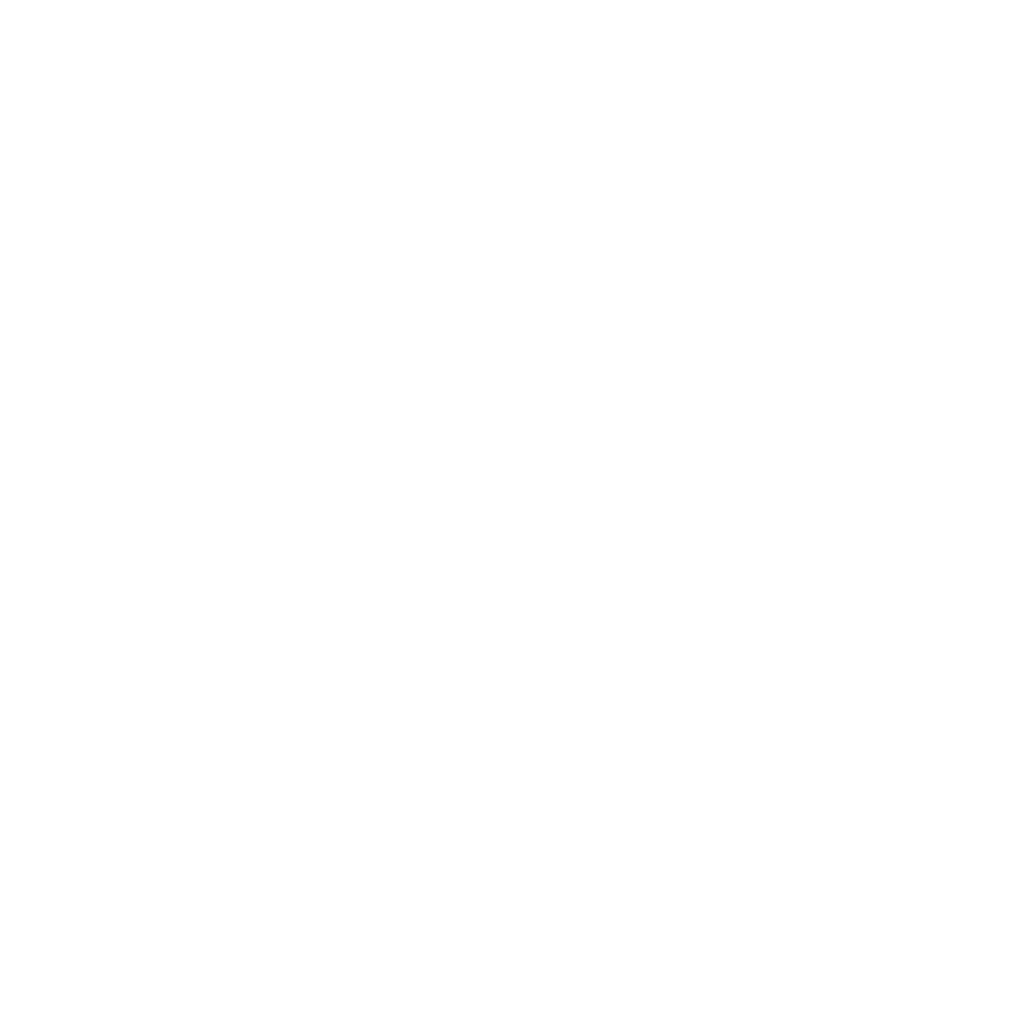
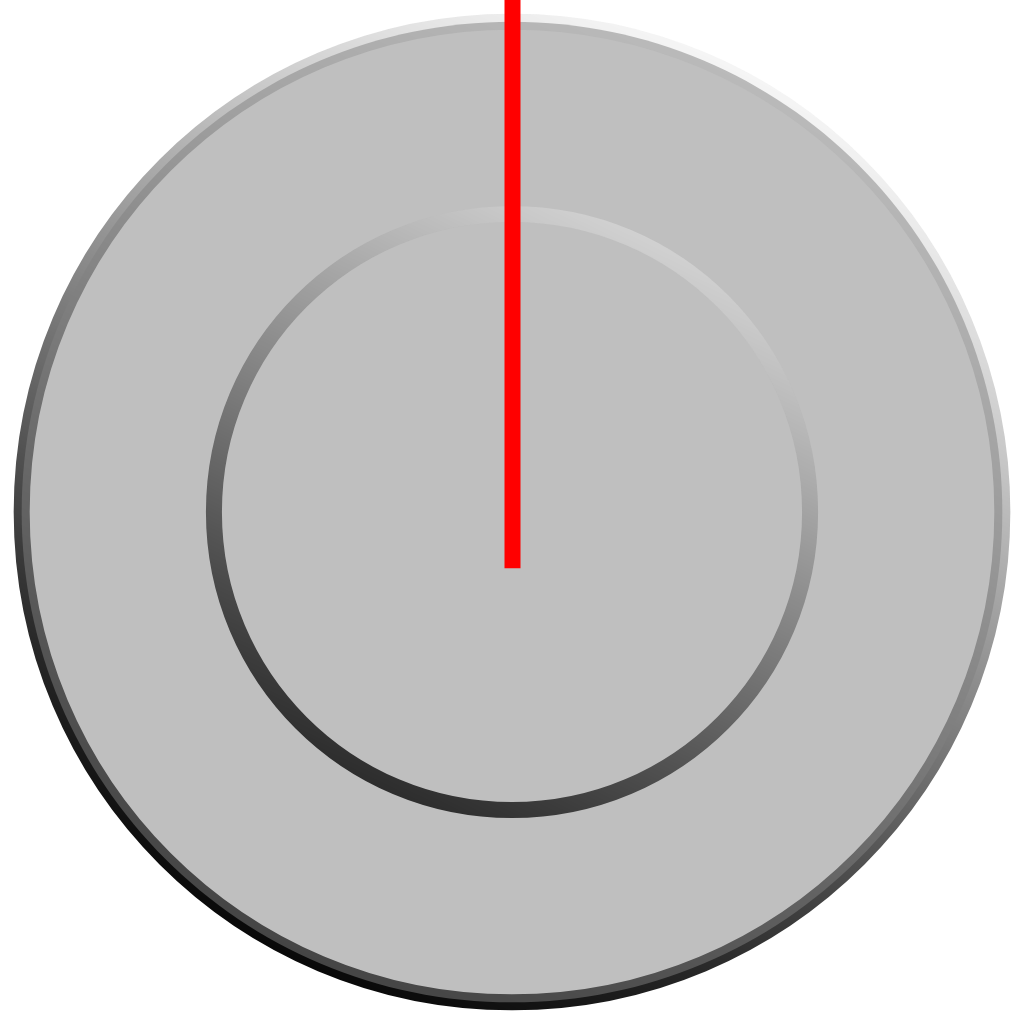
Before/after of a 1024px x 1024px layered artwork. What changed in the layer stack:
painted on "Background" over box(13, 0, 1011, 1011)
